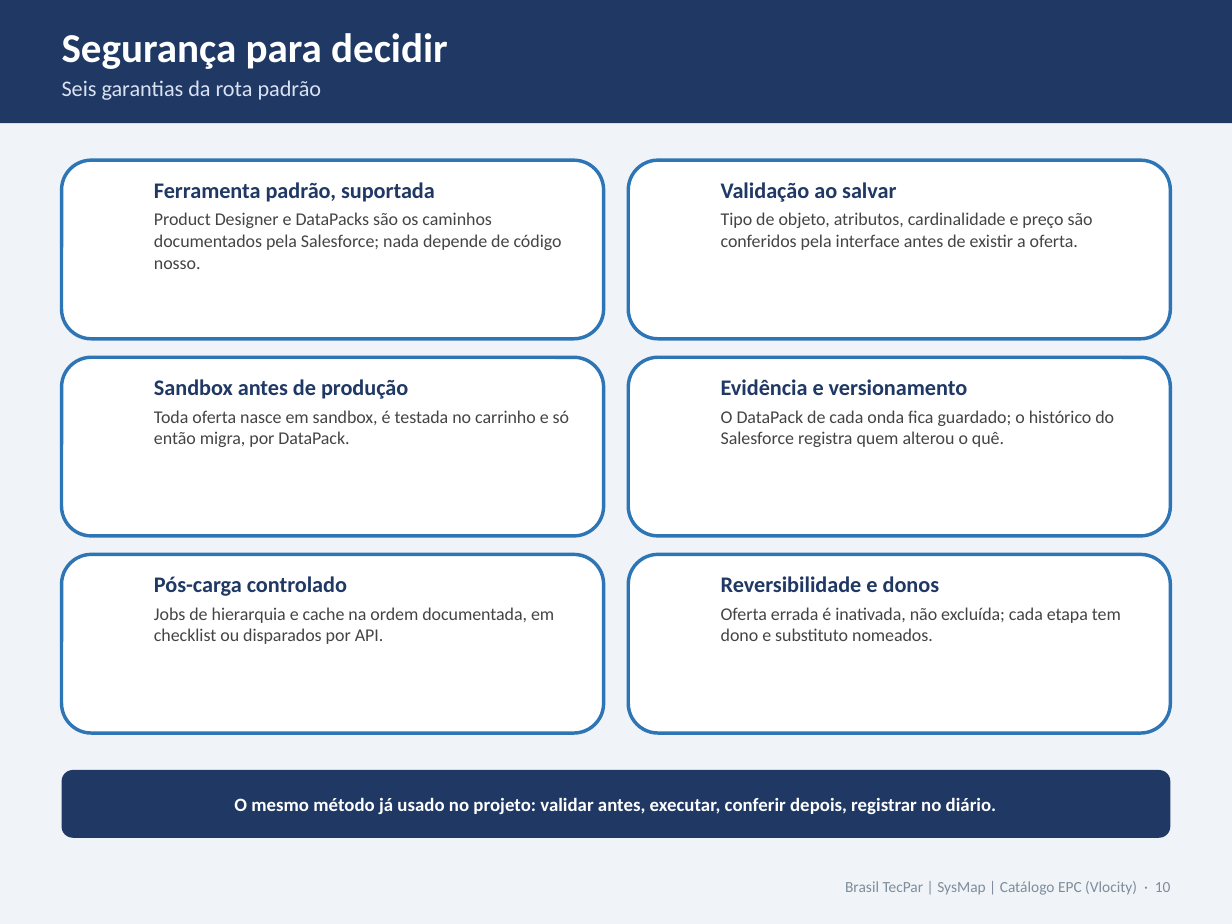
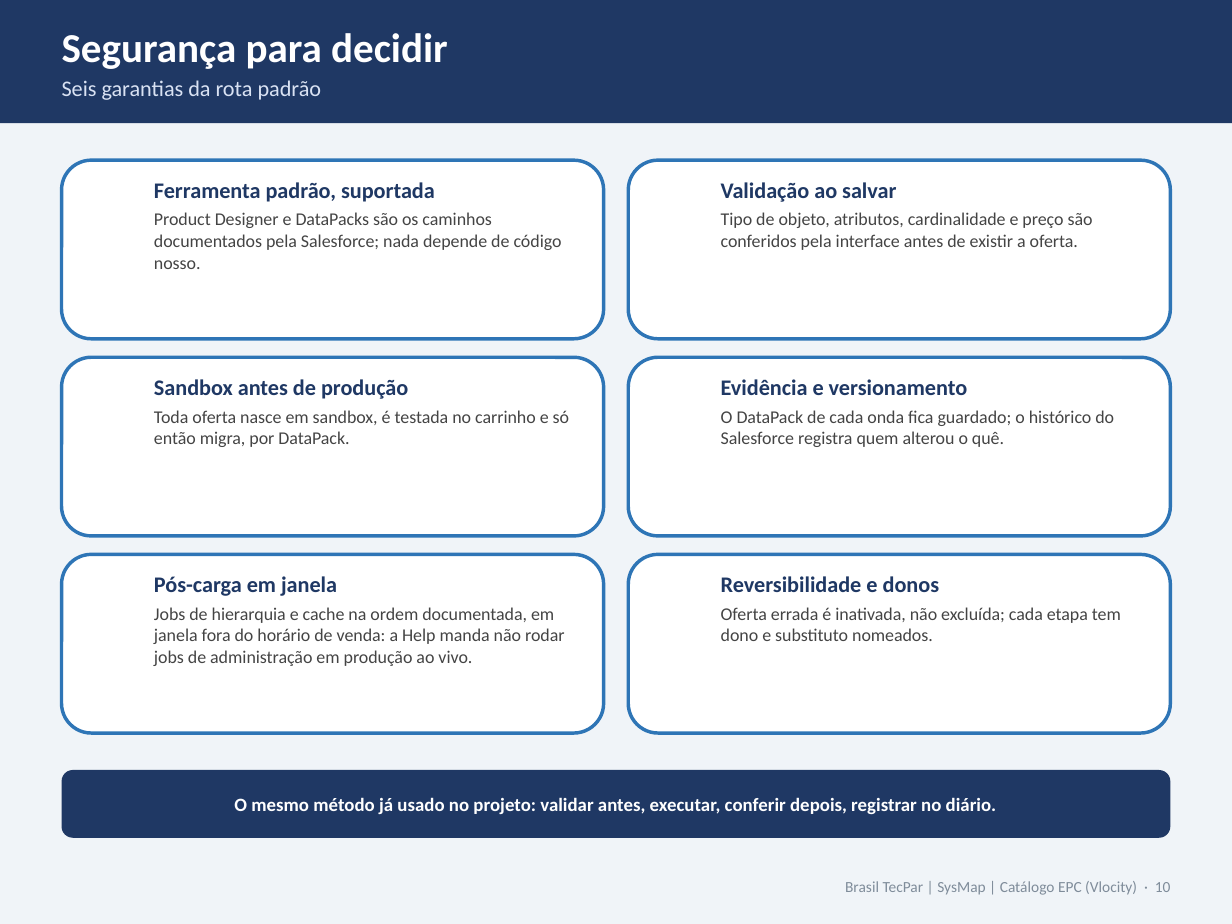
Before and after one commit to Dbelt337/diario-implantacao, a slide deck: slide 10 of docs/deck-catalogo/Catalogo_Carga_e_Manutencao_v2_Rota_Padrao.pptx. Drawn at 1232x924 pixels with LibreOffice and Linux fonts; fonts in the diff are those of the drawing. Boxes give left, top, right and bottom in pixels: in the first picture for what was removed or moved away, otherwise in the second. Text is boxed around its words. In the diff, an @@ line names an element or a change of style, - is before the commit and + after.

```diff
--- a/docs/deck-catalogo/Catalogo_Carga_e_Manutencao_v2_Rota_Padrao.pptx
+++ b/docs/deck-catalogo/Catalogo_Carga_e_Manutencao_v2_Rota_Padrao.pptx
@@ text at <box>154,576,565,666</box>: text changed @@
-Pós-carga controlado
-Jobs de hierarquia e cache na ordem documentada, em checklist ou disparados por API.
+Pós-carga em janela
+Jobs de hierarquia e cache na ordem documentada, em janela fora do horário de venda: a Help manda não rodar jobs de administração em produção ao vivo.
```
Also in this commit, not shown: 2 other slides changed, 2 other files.
